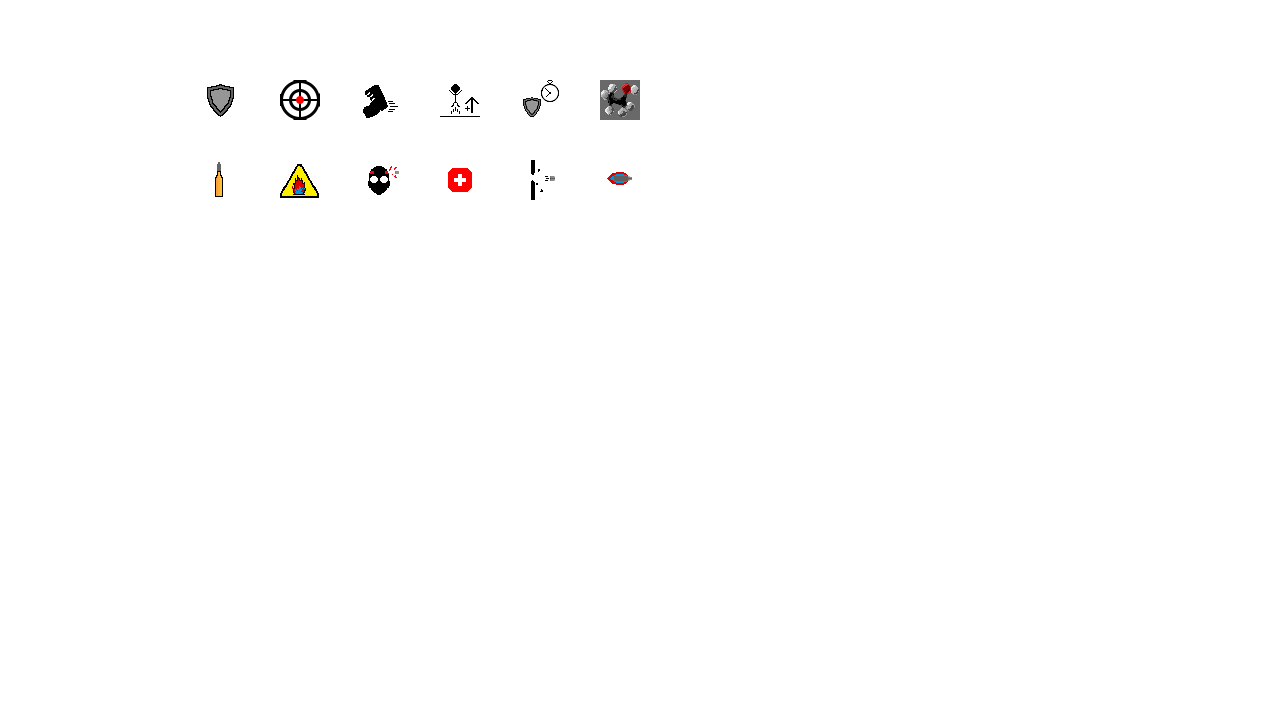
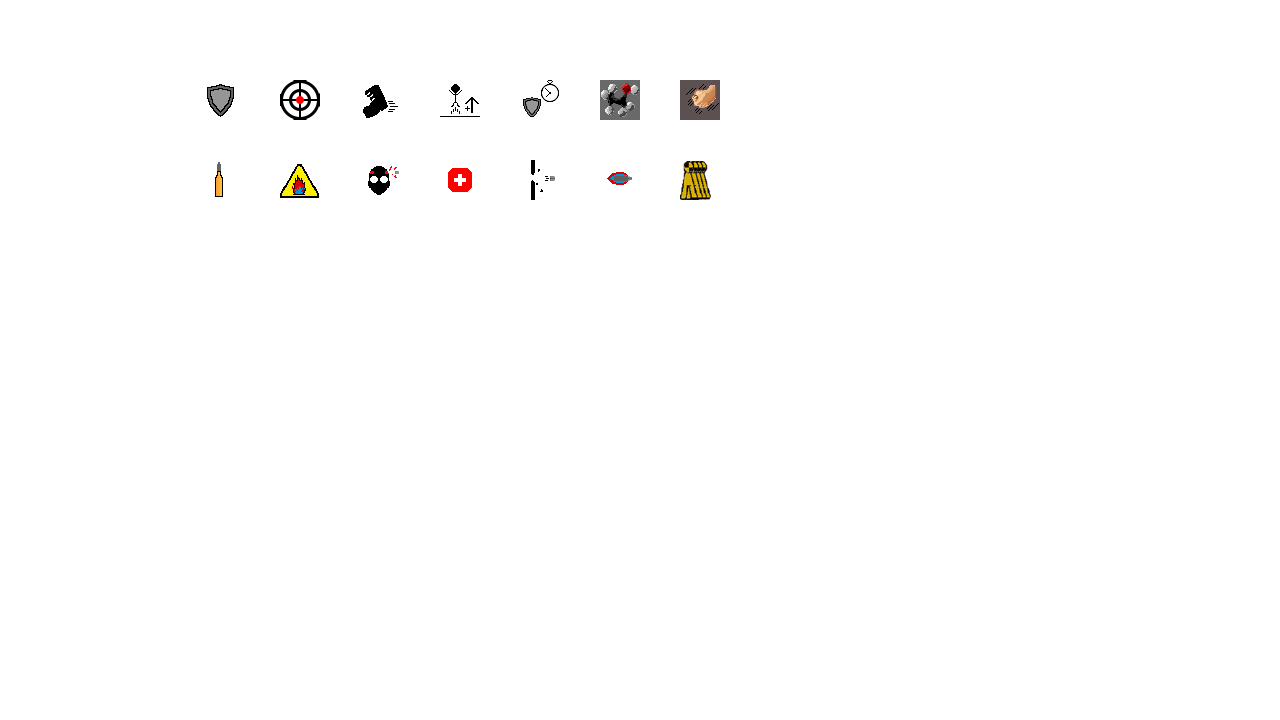
Revision of a layered 1280px x 720px image; what changed, layer by layer:
added layer "Evasion" in group "Group 1" over [680, 161, 711, 200]
added layer "Fist" in group "Group 1" over [680, 80, 720, 120]
